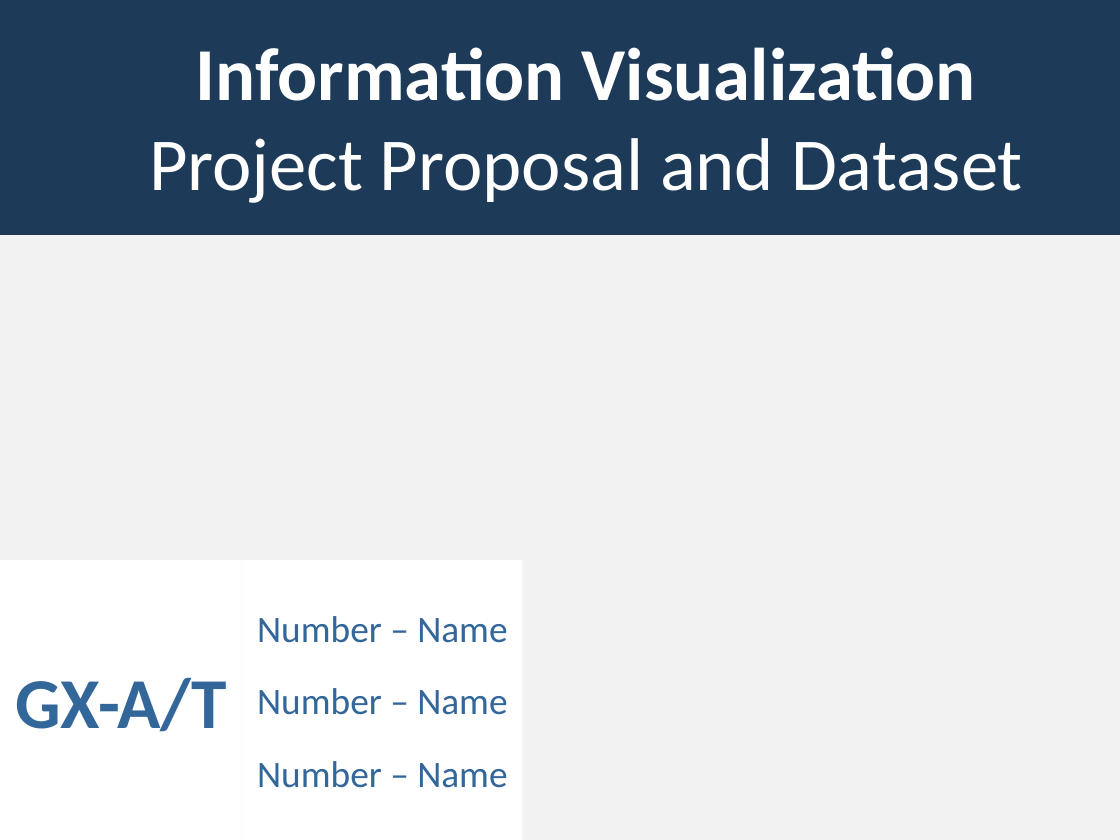
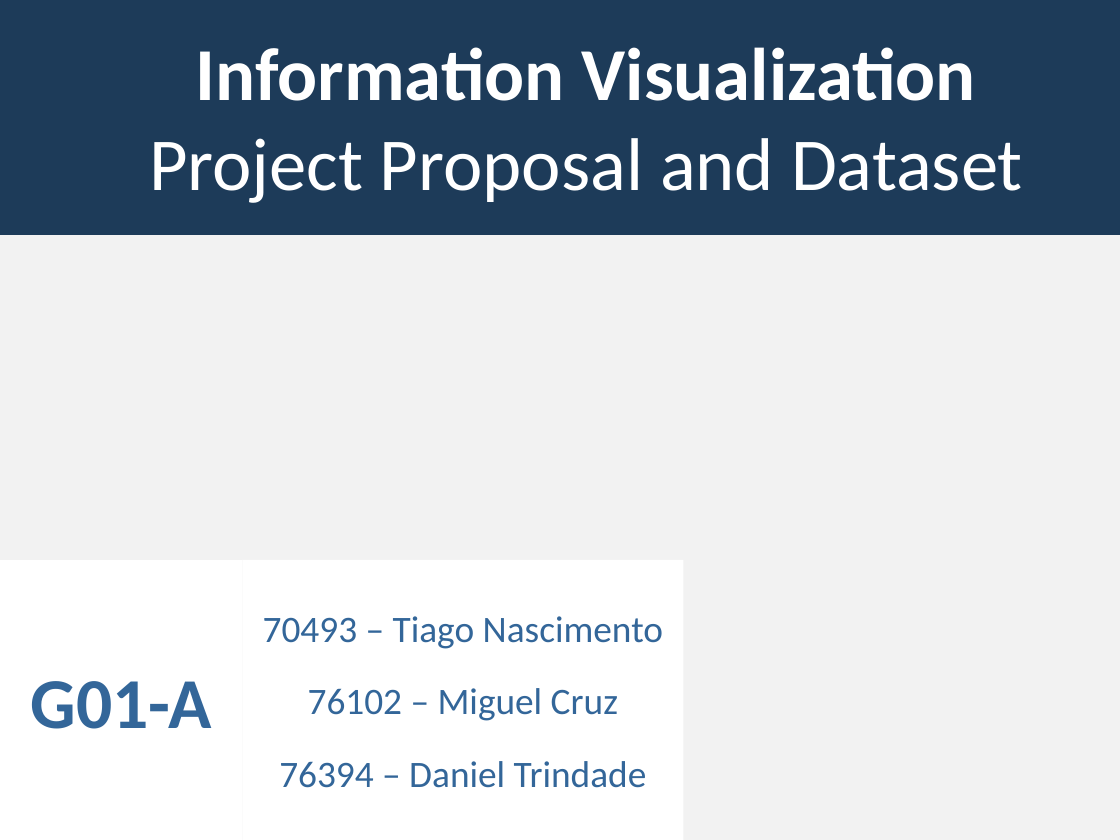
Before and after one commit to carboned4/V_I_2015_1, a slide deck: slide 1 of Lab03-PresentationTemplate.pptx. Drawn at 1120x840 pixels with LibreOffice and Linux fonts; fonts in the diff are those of the drawing; background and template pictures are left out. Boxes give left, top, right and bottom in pixels: in the first picture for what was removed or moved away, otherwise in the second. Text is boxed around its words. In the diff, an @@ line names an element or a change of style, - is before the commit and + after.

Commit message:
changes to ppt

```diff
--- a/Lab03-PresentationTemplate.pptx
+++ b/Lab03-PresentationTemplate.pptx
@@ rectangle "70493 – Tiago Nascimento": place and size @@
-rectangle "70493 – Tiago Nascimento" at box(243, 560, 523, 840)
+rectangle "70493 – Tiago Nascimento" at box(243, 560, 684, 840)
@@ text in rectangle at box(263, 616, 663, 788): text changed @@
-Number – Name
-Number – Name
-Number – Name
+70493 – Tiago Nascimento
+76102 – Miguel Cruz
+76394 – Daniel Trindade
@@ text at box(31, 681, 212, 729): text changed @@
-GX-A/T
+G01-A
```
Also in this commit, not shown: 1 other slide changed, 1 slide added.
